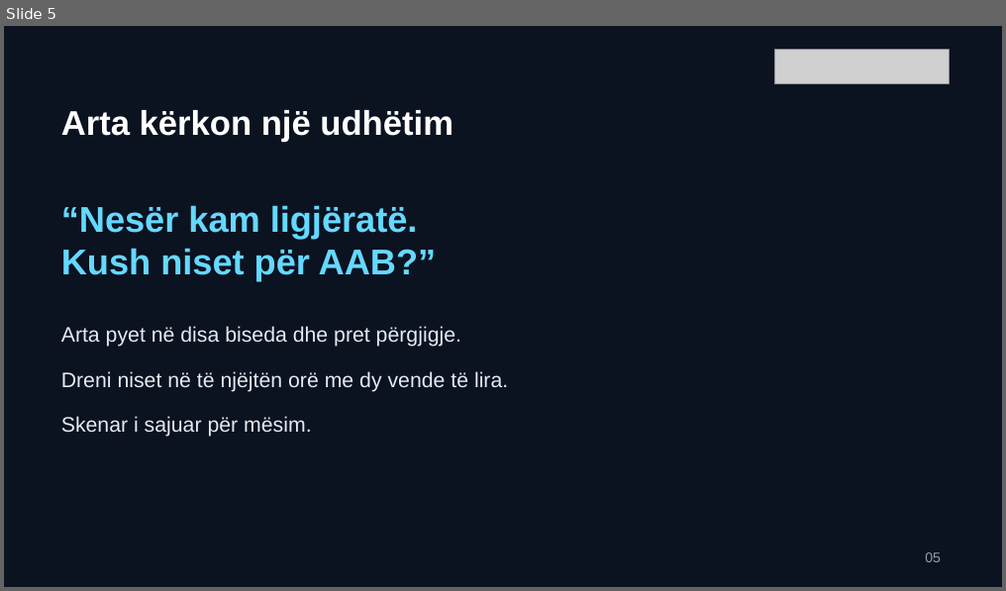
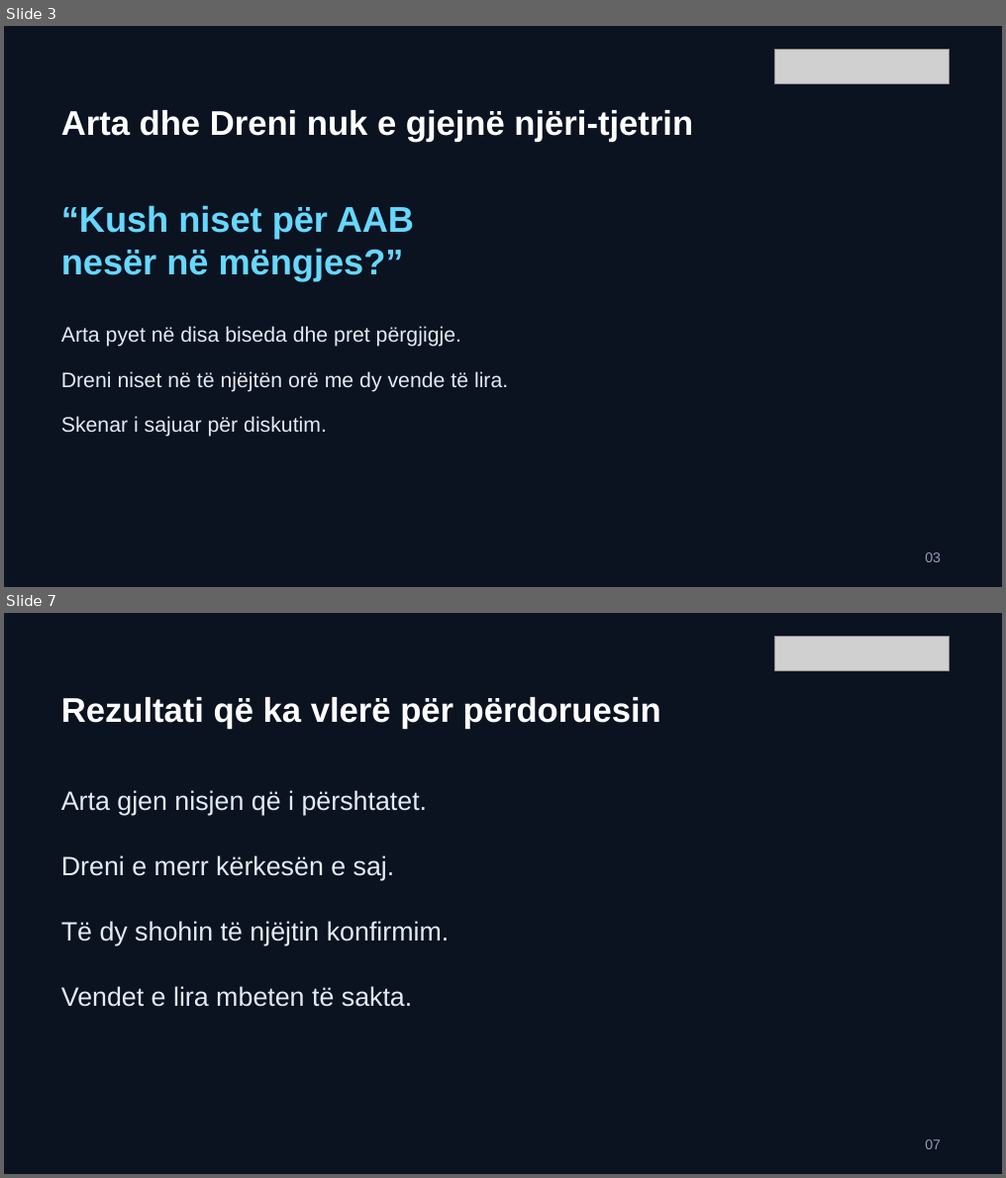
Before and after one commit to arbenl/arbenl.github.io, a slide deck: lendet/2026-2027/mobile/lectures/ligjerata-02-rideshare-ideja-mvp-2026.pptx. Shown one above the other, each under a label of ours: slide 5 before the commit, slides 3 and 7 after it; the slides between them are not shown. The pictures are 1006x591 and 1006x1178 pixels, drawn with LibreOffice and Linux fonts; fonts in the diff are those of the drawing; grey boxes stand for pictures. Boxes give left, top, right and bottom in pixels: in the first picture for what was removed or moved away, otherwise in the second. Text is boxed around its words. In the diff, an @@ line names an element or a change of style, - is before the commit and + after.

```diff
--- a/lendet/2026-2027/mobile/lectures/ligjerata-02-rideshare-ideja-mvp-2026.pptx
+++ b/lendet/2026-2027/mobile/lectures/ligjerata-02-rideshare-ideja-mvp-2026.pptx
@@ slide 7 added at (x1=4, y1=613, x2=1002, y2=1174), background #0B1220 @@
@@ picture added at (x1=774, y1=636, x2=948, y2=670) @@
@@ text added at (x1=61, y1=697, x2=661, y2=729), 33 pt, text #FFFFFF, bold @@
+Rezultati që ka vlerë për përdoruesin
@@ text added at (x1=61, y1=790, x2=428, y2=815), 25.5 pt, text #E4EBF5 @@
+Arta gjen nisjen që i përshtatet.
@@ text added at (x1=61, y1=856, x2=395, y2=880), 25.5 pt, text #E4EBF5 @@
+Dreni e merr kërkesën e saj.
@@ text added at (x1=61, y1=921, x2=450, y2=946), 25.5 pt, text #E4EBF5 @@
+Të dy shohin të njëjtin konfirmim.
@@ text added at (x1=61, y1=986, x2=412, y2=1007), 25.5 pt, text #E4EBF5 @@
+Vendet e lira mbeten të sakta.
@@ text added at (x1=925, y1=1140, x2=941, y2=1150), 13.5 pt, text #91A0B8 @@
+07
@@ what was slide 5 is now slide 3 @@
@@ slide 3 changed as well @@
@@ text at (x1=61, y1=110, x2=693, y2=142): text changed @@
-Arta kërkon një udhëtim
+Arta dhe Dreni nuk e gjejnë njëri-tjetrin
@@ text at (x1=61, y1=205, x2=414, y2=281): text changed @@
-“Nesër kam ligjëratë.
-Kush niset për AAB?”
+“Kush niset për AAB
+nesër në mëngjes?”
@@ text at (x1=61, y1=416, x2=327, y2=437): text changed @@
-Skenar i sajuar për mësim.
+Skenar i sajuar për diskutim.
@@ text at (x1=925, y1=553, x2=941, y2=563): text changed @@
-05
+03
```
Also in this commit, not shown: 5 other slides changed, 15 other slides added, 20 slides removed, 15 other files.
